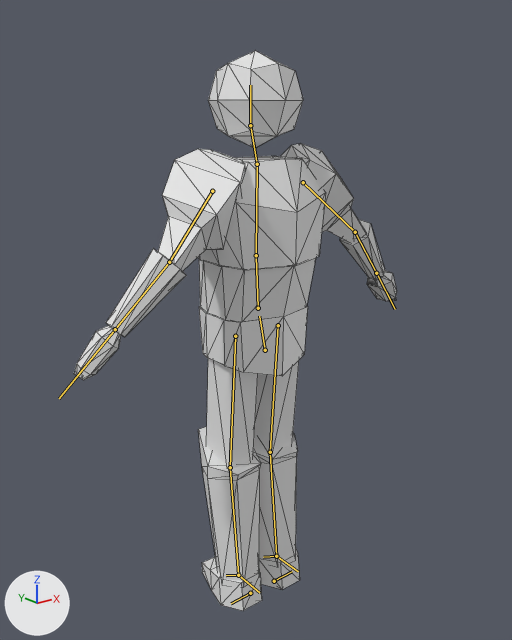
The glTF model meshes/characters/omnistriker/omnistriker.glb, before and after one commit.
Rendered twice from a 50 mm camera at (-1.52, -1.9, 1.87) aimed at (0.11, 0.13, 1.06). Lighting does not change. The marker at lower left points along +X, +Y and +Z. The picture after the commit comes second. The bones that change, and the others that lie on the model, are drawn over the model as lines. Mesh edges are drawn as thin lines.

Objects in the first picture: 'omnistriker'.
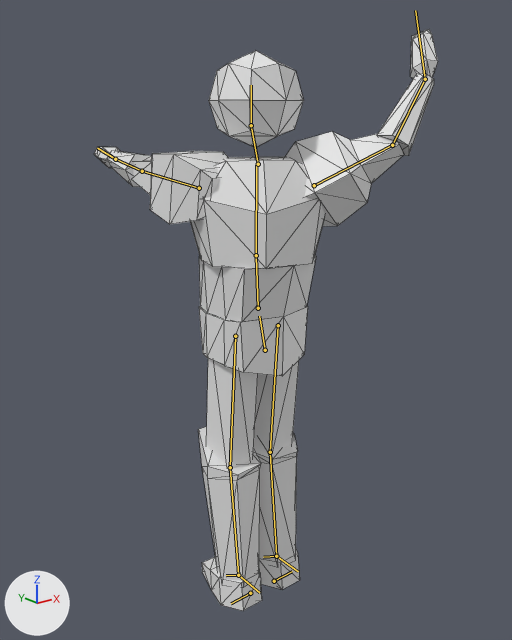
The newer file adds an action. The first version stands in its rest pose; the second is drawn at frame 1 of the action 'throw_end'.

What the commit changed:
Bone 'spine.002' (bone_spine_002) turns from (0, 0, 0) to (0, -30, -1) degrees about its own x, y and z.
Bone 'spine.003' (bone_spine_003) moves from (0.0, 0.0, 0.0) to (-0.005, 0.001, 0.003).
Bone 'spine.003' (bone_spine_003) turns from (0, 0, 0) to (-2, 29, -9) degrees about its own x, y and z.
Bone 'upper_arm.L' (bone_upper_arm_l) turns from (0, 0, 0) to (58, 3, 71) degrees about its own x, y and z.
Bone 'forearm.L' (bone_forearm_l) turns from (0, 0, 0) to (-6, -23, 14) degrees about its own x, y and z.
Bone 'hand.L' (bone_hand_l) turns from (0, 0, 0) to (4, -12, 1) degrees about its own x, y and z.
Bone 'upper_arm.R' (bone_upper_arm_r) turns from (0, 0, 0) to (-9, 22, -72) degrees about its own x, y and z.
Bone 'forearm.R' (bone_forearm_r) turns from (0, 0, 0) to (18, 10, -24) degrees about its own x, y and z.
Bone 'hand.R' (bone_hand_r) turns from (0, 0, 0) to (21, 5, -20) degrees about its own x, y and z.

Location of each change, (x1, y1, x2, y2) in pixels of the pictures (512 x 640 px):
'omnistriker', posed (6% wider)
    before: (74, 51, 397, 611)
    after: (94, 29, 438, 611)
bone 'spine.002', root to tip
    before: (256, 255) to (257, 165)
    after: (256, 255) to (256, 165)
bone 'spine.003', root to tip
    before: (257, 164) to (250, 125)
    after: (258, 164) to (251, 125)
bone 'upper_arm.L', root to tip
    before: (212, 191) to (169, 262)
    after: (199, 188) to (142, 171)
bone 'forearm.L', root to tip
    before: (169, 262) to (115, 329)
    after: (142, 171) to (115, 159)
bone 'hand.L', root to tip
    before: (115, 329) to (59, 398)
    after: (115, 159) to (97, 148)
bone 'upper_arm.R', root to tip
    before: (303, 182) to (355, 232)
    after: (314, 185) to (392, 145)
bone 'forearm.R', root to tip
    before: (355, 232) to (376, 273)
    after: (392, 145) to (425, 79)
bone 'hand.R', root to tip
    before: (376, 273) to (395, 309)
    after: (425, 79) to (415, 10)
